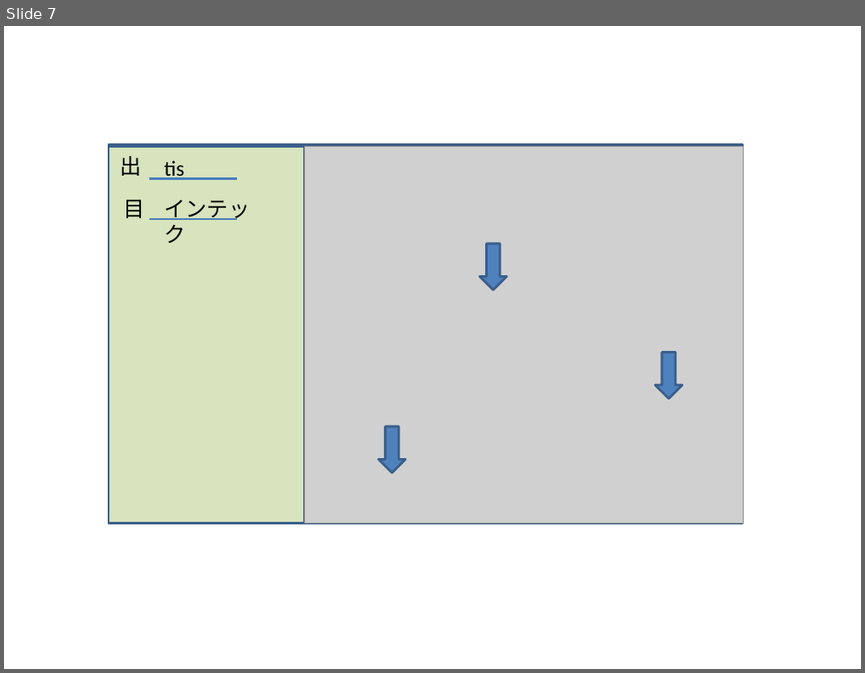
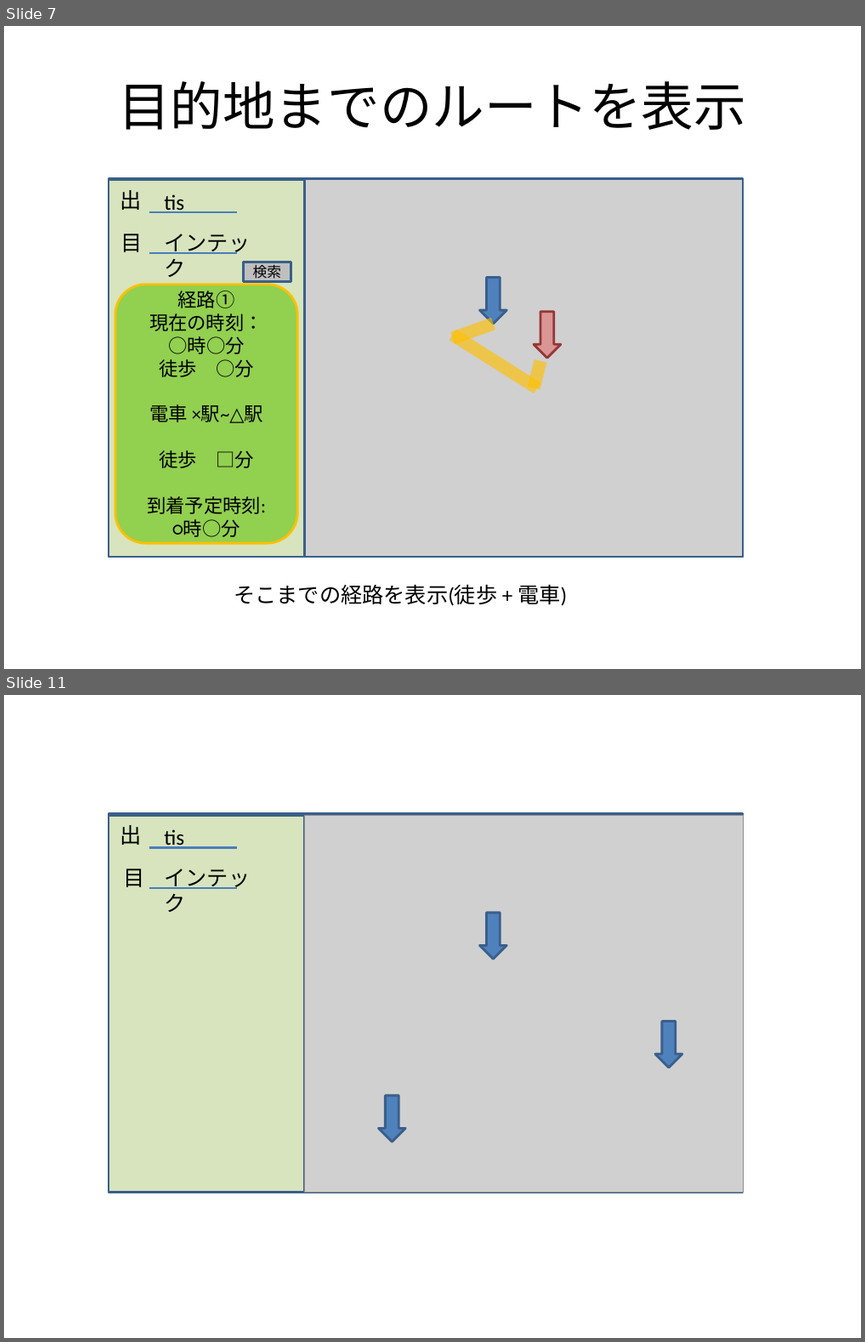
Before and after one commit to kawasaki-kk/kerotan, a slide deck: window.pptx. Shown one above the other, each under a label of ours: slide 7 before the commit, slides 7 and 11 after it; the slides between them are not shown. The pictures are 865x673 and 865x1342 pixels, drawn with LibreOffice and Linux fonts; fonts in the diff are those of the drawing; grey boxes stand for pictures. Boxes give left, top, right and bottom in pixels: in the first picture for what was removed or moved away, otherwise in the second. Text is boxed around its words. In the diff, an @@ line names an element or a change of style, - is before the commit and + after.

```diff
--- a/window.pptx
+++ b/window.pptx
@@ slide 7 added at [4, 26, 861, 669], background #FFFFFF @@
@@ title added at [118, 81, 746, 130], 44 pt, text #000000 @@
+目的地までのルートを表示
@@ rectangle added at [109, 178, 743, 556], outline #3A5F8C 2 pt @@
@@ rectangle added at [109, 179, 304, 556], fill #D7E4BD, outline #3A5F8C 2 pt @@
@@ text added at [120, 190, 142, 210], 18 pt, text #000000 @@
+出
@@ text added at [164, 194, 184, 213], 18 pt, text #000000 @@
+tis
@@ picture added at [304, 179, 743, 556] @@
@@ line added from (148, 213) to (237, 213), #4B7EBC 1.5 pt @@
@@ text added at [121, 233, 143, 252], 18 pt, text #000000 @@
+目
@@ line added from (148, 253) to (237, 253), #4B7EBC 1.5 pt @@
@@ text added at [164, 233, 250, 277], 18 pt, text #000000 @@
+インテック
@@ rectangle added at [244, 261, 291, 281], fill #BFBFBF, outline #3A5F8C 2 pt, 12 pt, text #000000 @@
+検索
@@ down arrow added at [479, 277, 506, 324], fill #4F81BD, outline #3A5F8C 2 pt @@
@@ rounded rectangle added at [115, 284, 298, 543], fill #92D050, outline #FFC000 2 pt, 16 pt, text #000000 @@
+経路①
+現在の時刻：
+○時○分
+徒歩 ○分
+電車 ×駅~△駅
+徒歩 □分
+到着予定時刻:
+○時○分
@@ line added from (494, 324) to (453, 338), #FFC000 10.75 pt @@
@@ down arrow added at [534, 312, 560, 358], fill #D99694, outline #953735 2 pt @@
@@ line added from (453, 335) to (537, 387), #FFC000 10.75 pt @@
@@ line added from (540, 361) to (534, 387), #FFC000 10.75 pt @@
@@ text added at [234, 584, 567, 606], 18 pt, text #000000 @@
+そこまでの経路を表示(徒歩 + 電車)
@@ what was slide 7 is now slide 11 @@
```
Also in this commit, not shown: 4 slides changed, 5 other slides added, 1 slide removed.
